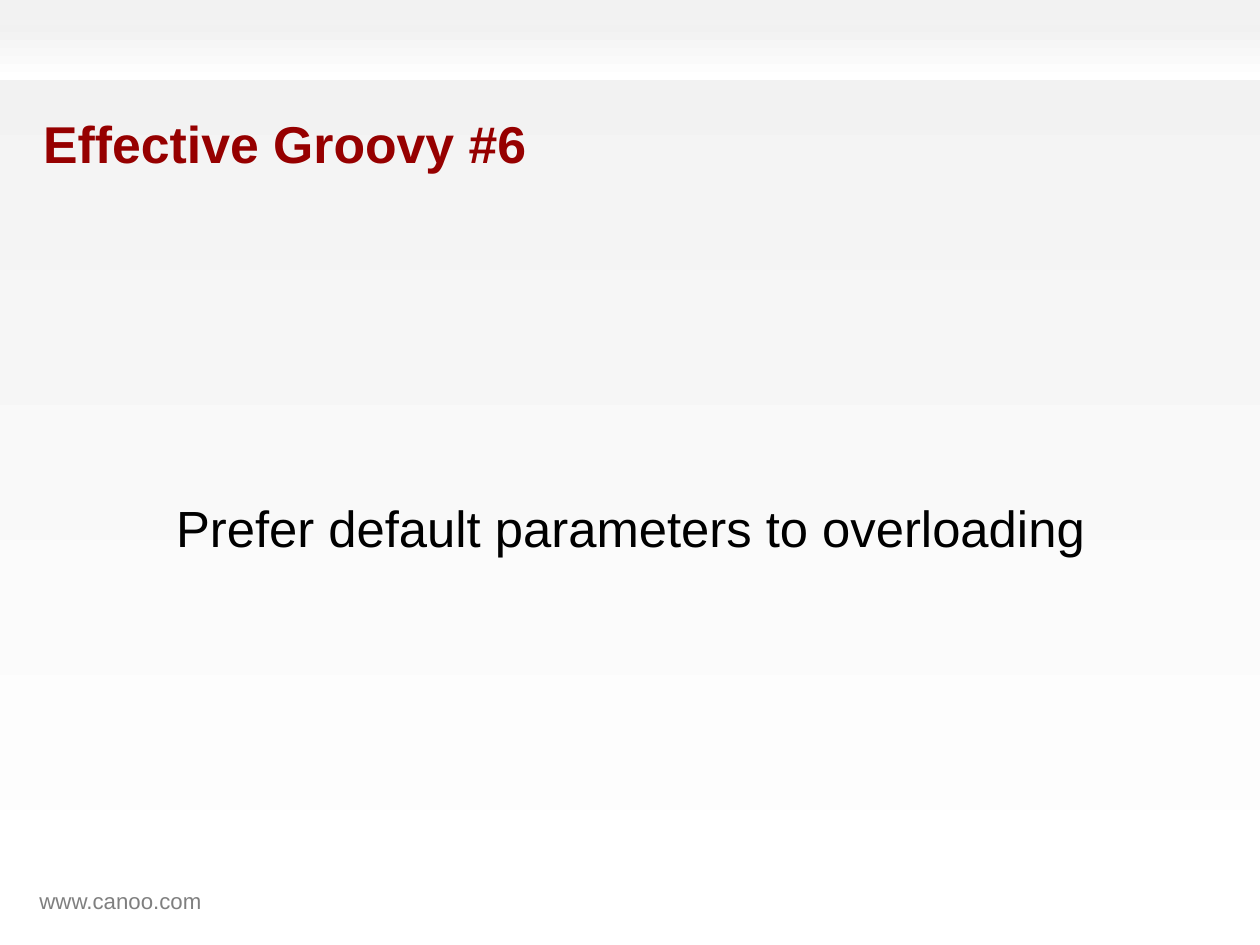
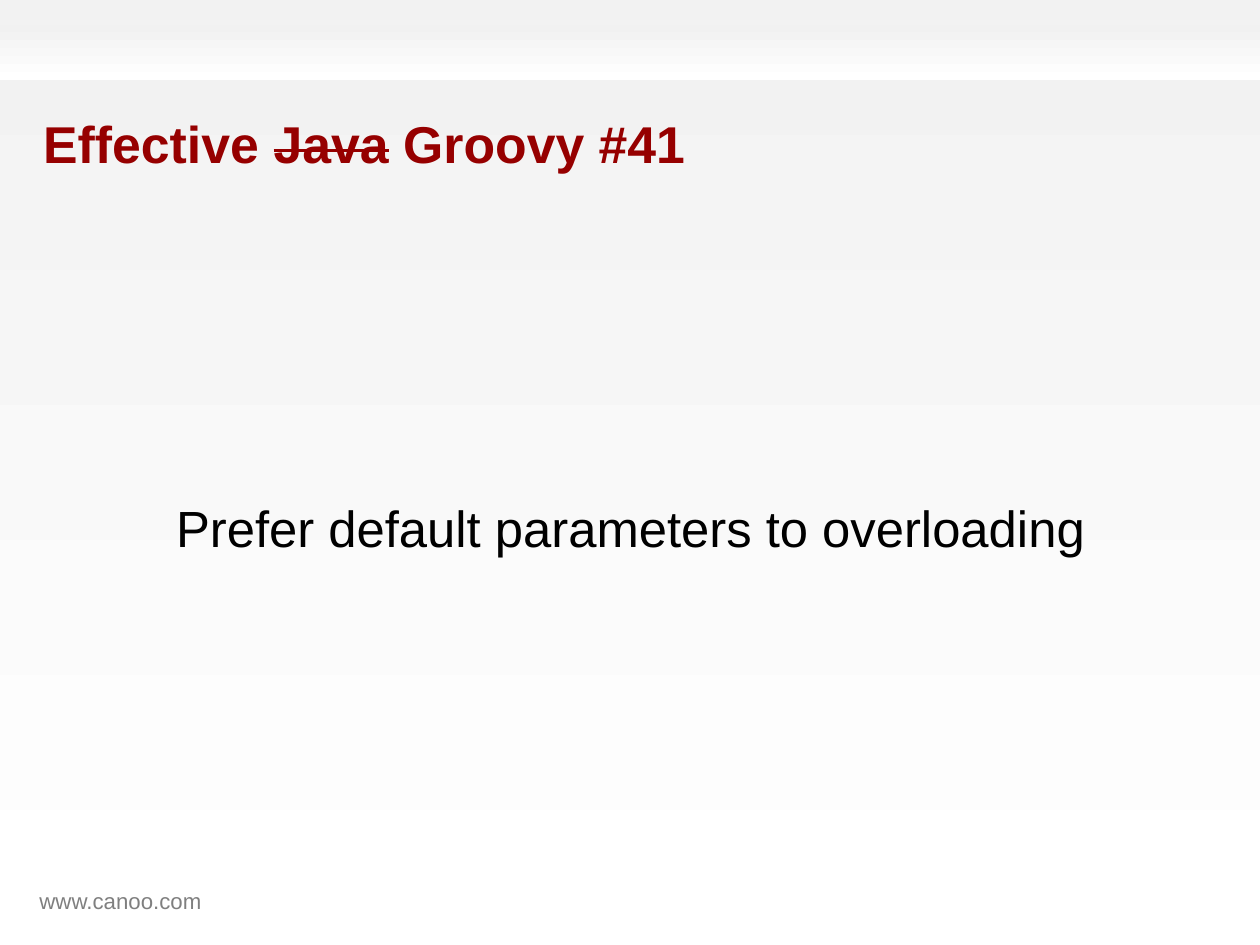
Before and after one commit to HamletDRC/presentations, a slide deck: slide 36 of effectivegroovy/effectivegroovy_gr82011.odp (slide 53 before the commit). Drawn at 1260x945 pixels with LibreOffice and Linux fonts; fonts in the diff are those of the drawing; background and template pictures are left out. Boxes give left, top, right and bottom in pixels: in the first picture for what was removed or moved away, otherwise in the second. Text is boxed around its words. In the diff, an @@ line names an element or a change of style, - is before the commit and + after.

Commit message:
big changes to effective groovy before gr8 conf

```diff
--- a/effectivegroovy/effectivegroovy_gr82011.odp
+++ b/effectivegroovy/effectivegroovy_gr82011.odp
@@ title at box(43, 125, 685, 174): text changed @@
-Effective Groovy #6
+Effective Java Groovy #41
```
Also in this commit, not shown: 6 other slides changed, 49 slides added, 2 slides removed, 7 other files.
